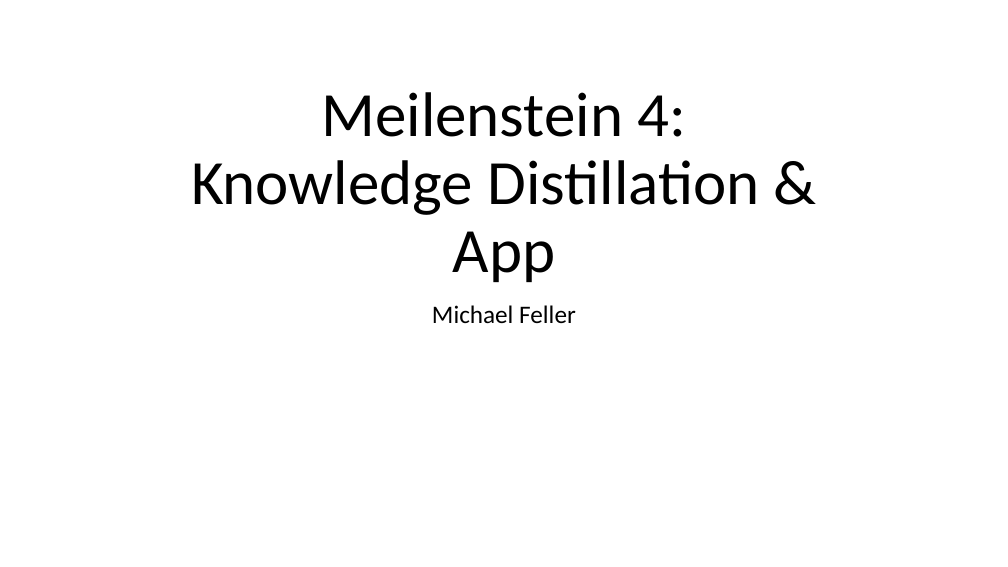
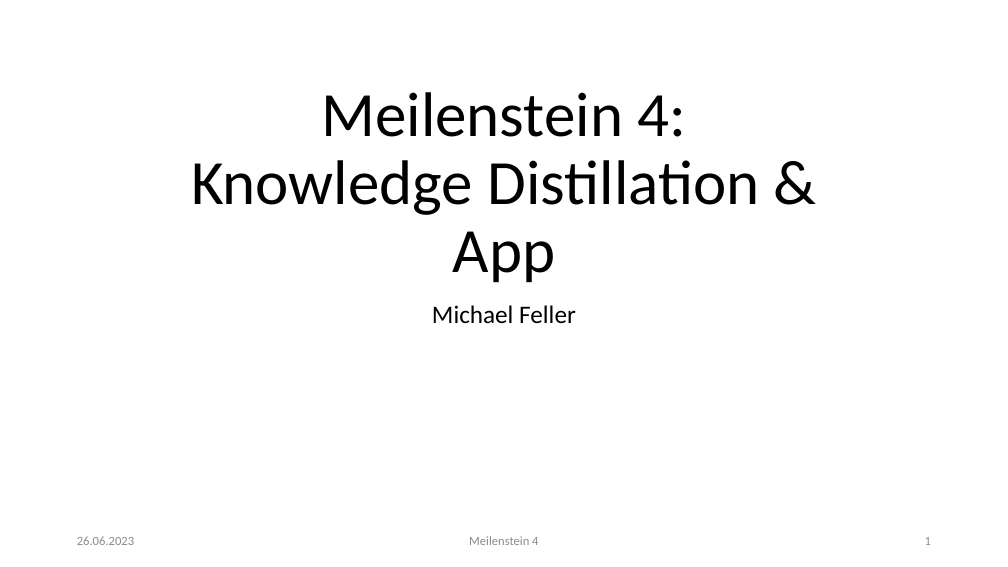
Before and after one commit to mfeller2000/DeepLearning-OCR-App, a slide deck: slide 1 of doc/meilensteine/MS4.pptx. Drawn at 1008x567 pixels with LibreOffice and Linux fonts; fonts in the diff are those of the drawing. Boxes give left, top, right and bottom in pixels: in the first picture for what was removed or moved away, otherwise in the second. Text is boxed around its words. In the diff, an @@ line names an element or a change of style, - is before the commit and + after.

```diff
--- a/doc/meilensteine/MS4.pptx
+++ b/doc/meilensteine/MS4.pptx
@@ text added at bbox=[77, 536, 134, 545], 12 pt, text #8C8C8C @@
+26.06.2023
@@ text added at bbox=[469, 536, 538, 545], 12 pt, text #8C8C8C @@
+Meilenstein 4
@@ page number added at bbox=[925, 537, 931, 545], 12 pt, text #8C8C8C @@
+1
```
Also in this commit, not shown: 2 other slides changed, 12 slides added, 17 other files.
